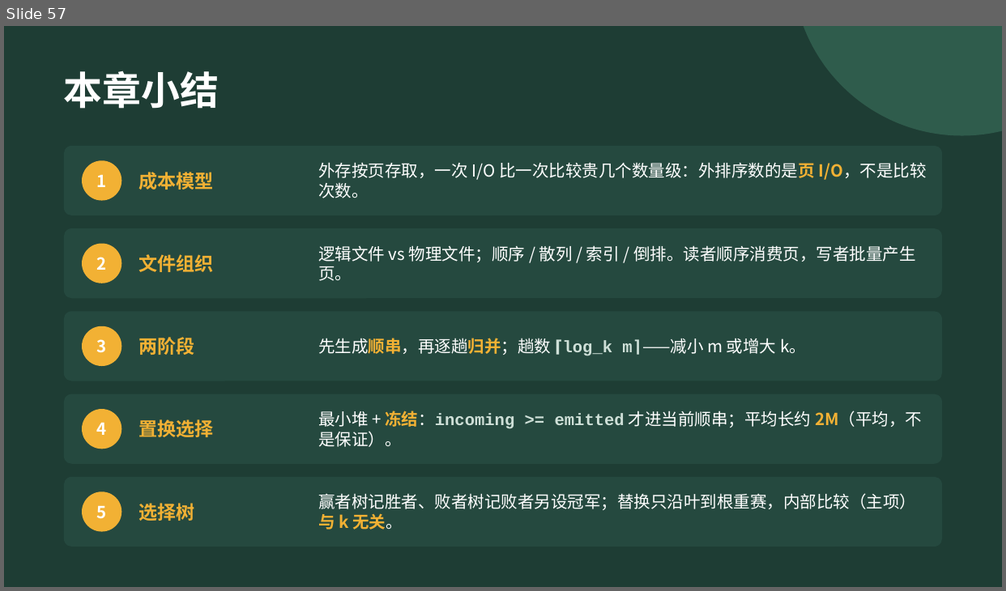
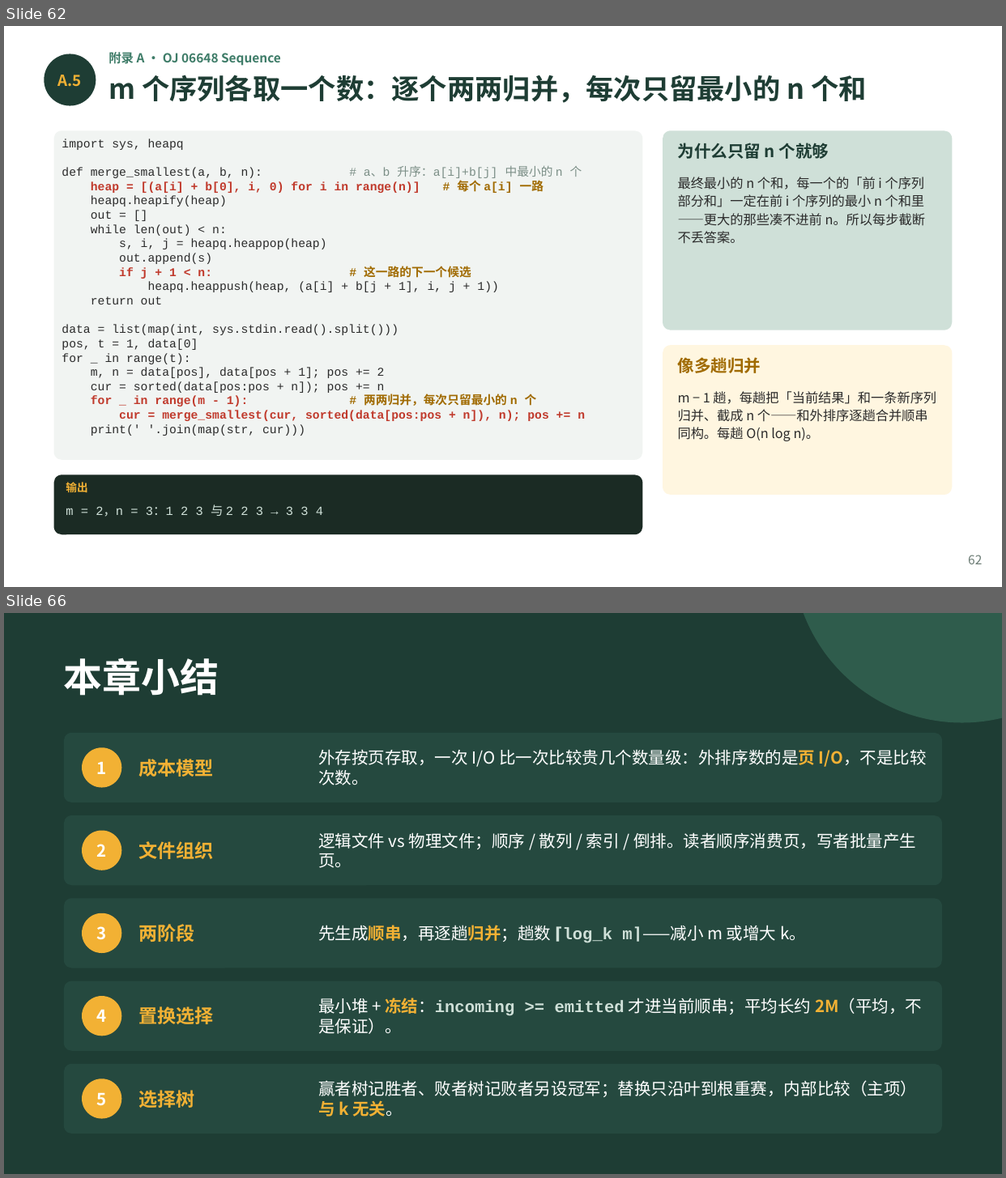
Before and after one commit to GMyhf/2026fall-cs201, a slide deck: courseware/202609_DSA_09_External_Sort.pptx. Shown one above the other, each under a label of ours: slide 57 before the commit, slides 62 and 66 after it; the slides between them are not shown. The pictures are 1006x591 and 1006x1178 pixels, drawn with LibreOffice and Linux fonts; fonts in the diff are those of the drawing. Boxes give left, top, right and bottom in pixels: in the first picture for what was removed or moved away, otherwise in the second. Text is boxed around its words. In the diff, an @@ line names an element or a change of style, - is before the commit and + after.

```diff
--- a/courseware/202609_DSA_09_External_Sort.pptx
+++ b/courseware/202609_DSA_09_External_Sort.pptx
@@ slide 62 added at (4,26,1002,587), background #FFFFFF @@
@@ ellipse added at (44,54,96,106), fill #1E3D34 @@
@@ text added at (108,52,281,66), 9 pt, text #3E7C68, bold @@
+附录 A · OJ 06648 Sequence
@@ text added at (58,75,82,87), 11 pt, text #F2B134, bold @@
+A.5
@@ text added at (108,75,866,103), 20 pt, text #1E3D34, bold @@
+m 个序列各取一个数：逐个两两归并，每次只留最小的 n 个和
@@ rounded rectangle added at (54,130,642,460), fill #F1F4F2 @@
@@ text added at (62,139,585,436), 8.6 pt, text #2B2B2B @@
+import sys, heapq
+def merge_smallest(a, b, n): # a、b 升序：a[i]+b[j] 中最小的 n 个
+heap = [(a[i] + b[0], i, 0) for i in range(n)] # 每个 a[i] 一路
+heapq.heapify(heap)
+out = []
+while len(out) < n:
+s, i, j = heapq.heappop(heap)
+out.append(s)
+if j + 1 < n: # 这一路的下一个候选
+heapq.heappush(heap, (a[i] + b[j + 1], i, j + 1))
+return out
+data = list(map(int, sys.stdin.read().split()))
+pos, t = 1, data[0]
+for _ in range(t):
+m, n = data[pos], data[pos + 1]; pos += 2
+cur = sorted(data[pos:pos + n]); pos += n
+for _ in range(m - 1): # 两两归并，每次只留最小的 n 个
+cur = merge_smallest(cur, sorted(data[pos:pos + n]), n); pos += n
+print(' '.join(map(str, cur)))
@@ rounded rectangle added at (663,130,952,331), fill #CFE0D8 @@
@@ text added at (678,143,829,159), 12 pt, text #1E3D34, bold @@
+为什么只留 n 个就够
@@ text added at (678,177,925,244), 9.5 pt, text #2B2B2B @@
+最终最小的 n 个和，每一个的「前 i 个序列部分和」一定在前 i 个序列的最小 n 个和里——更大的那些凑不进前 n。所以每步截断不丢答案。
@@ rounded rectangle added at (663,345,952,495), fill #FFF6E0 @@
@@ text added at (678,357,761,373), 12 pt, text #A06A00, bold @@
+像多趟归并
@@ text added at (678,391,936,442), 9.5 pt, text #2B2B2B @@
+m − 1 趟，每趟把「当前结果」和一条新序列归并、截成 n 个——和外排序逐趟合并顺串同构。每趟 O(n log n)。
@@ rounded rectangle added at (54,475,642,535), fill #1B2B24 @@
@@ text added at (66,482,87,493), 8 pt, text #F2B134, bold @@
+输出
@@ text added at (66,505,323,517), 9 pt, text #CFE0D8 @@
+m = 2，n = 3：1 2 3 与 2 2 3 → 3 3 4
@@ text added at (968,555,982,565), 9 pt, text #6B7B74 @@
+62
@@ what was slide 57 is now slide 66 @@
```
Also in this commit, not shown: 2 slides changed, 8 other slides added, 2 other files.
